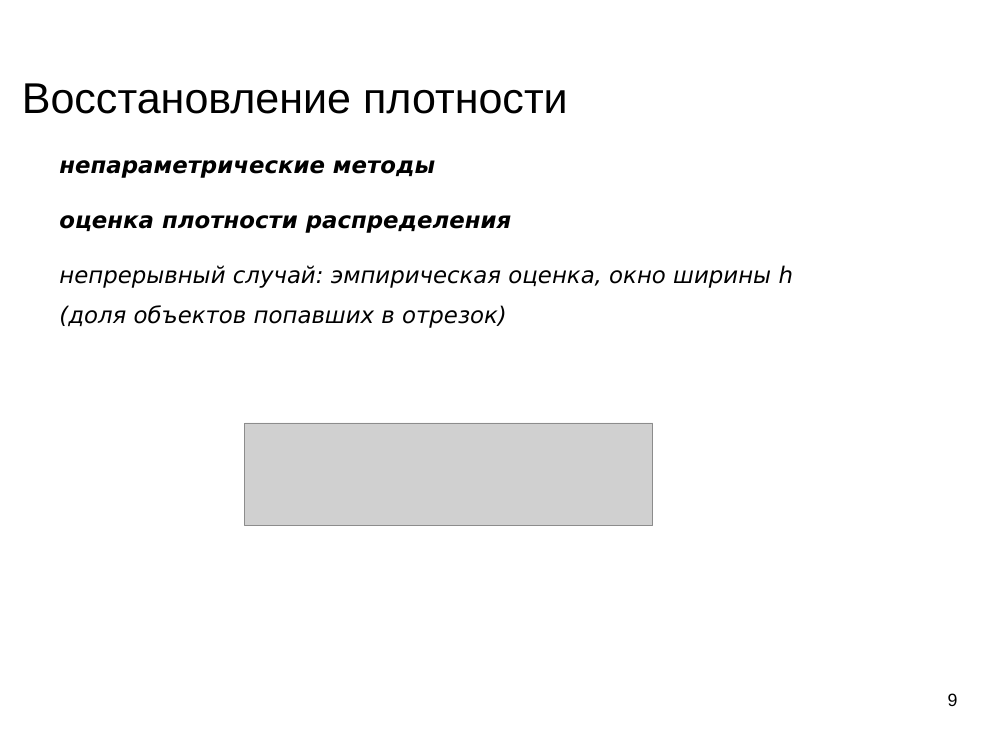
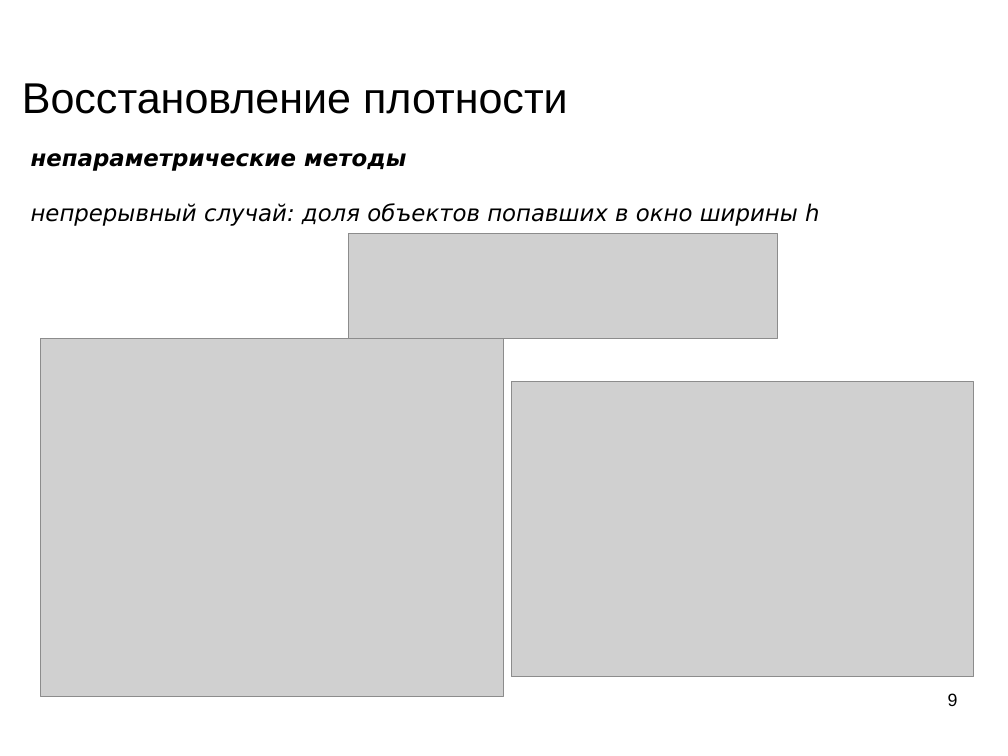
Before and after one commit to mechanoid5/ml_lectorium_legacy, a slide deck: slide 9 of 05-em.odp. Drawn at 1008x756 pixels with LibreOffice and Linux fonts; fonts in the diff are those of the drawing; grey boxes stand for pictures; background and template pictures are left out. Boxes give left, top, right and bottom in pixels: in the first picture for what was removed or moved away, otherwise in the second. Text is boxed around its words. In the diff, an @@ line names an element or a change of style, - is before the commit and + after.

```diff
--- a/05-em.odp
+++ b/05-em.odp
@@ text "непараметрические методы": place and size @@
-text "непараметрические методы" at bbox=[59, 160, 793, 328]
+text "непараметрические методы" at bbox=[31, 153, 819, 226]
@@ text at bbox=[31, 203, 819, 226]: text changed @@
-оценка плотности распределения
-непрерывный случай: эмпирическая оценка, окно ширины h
-(доля объектов попавших в отрезок)
+непрерывный случай: доля объектов попавших в окно ширины h
@@ picture added at bbox=[349, 234, 778, 339] @@
@@ picture: place and size @@
-picture at bbox=[245, 424, 653, 526]
+picture at bbox=[40, 338, 504, 697]
@@ picture added at bbox=[511, 381, 974, 677] @@
```
Also in this commit, not shown: 7 other slides changed, 1 slide added, 7 slides removed, 2 other files.
